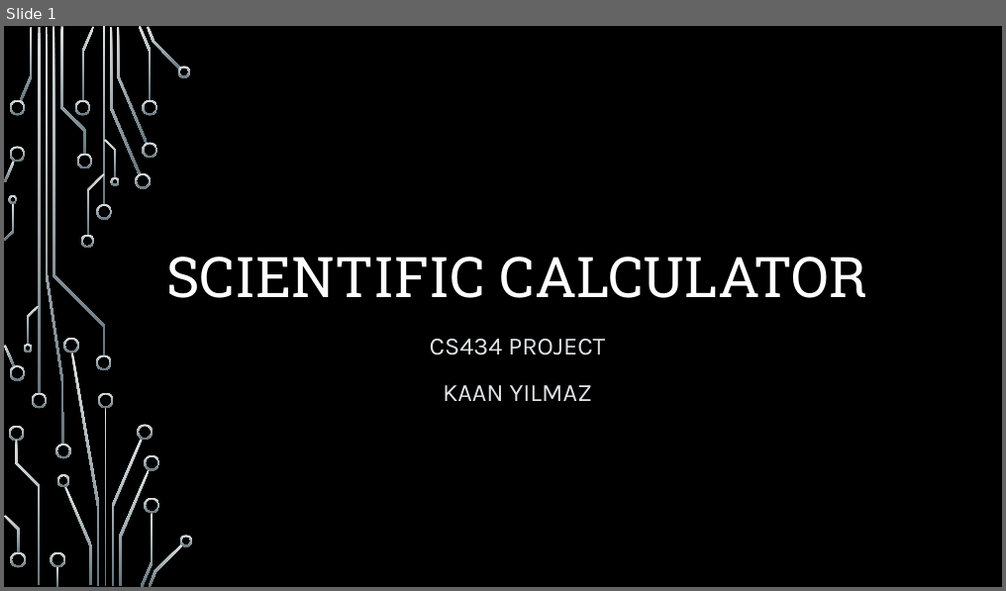
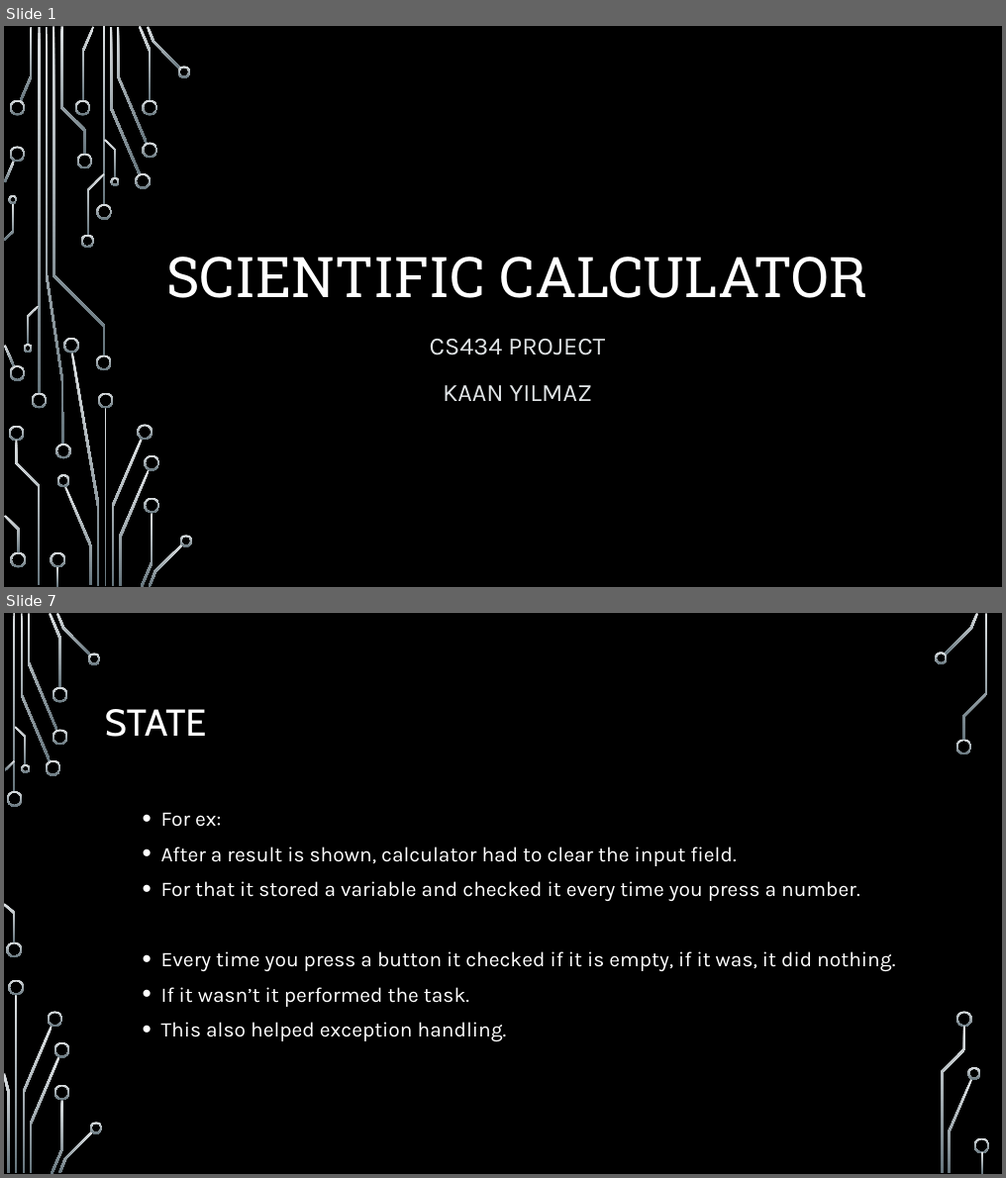
Before and after one commit to kaanyillmazz/SDP-MVC-Calculator, a slide deck: Scientific calculator.pptx. Shown one above the other, each under a label of ours: slide 1 before the commit, slides 1 and 7 after it; the slides between them are not shown. The pictures are 1006x591 and 1006x1178 pixels, drawn with LibreOffice and Linux fonts; fonts in the diff are those of the drawing; background and template pictures are left out. Boxes give left, top, right and bottom in pixels: in the first picture for what was removed or moved away, otherwise in the second. Text is boxed around its words. In the diff, an @@ line names an element or a change of style, - is before the commit and + after.

```diff
--- a/Scientific calculator.pptx
+++ b/Scientific calculator.pptx
@@ slide 7 added at (x1=4, y1=613, x2=1002, y2=1174), background picture (left out) @@
@@ title added at (x1=105, y1=709, x2=206, y2=737), 36 pt, text #FFFFFF @@
+STATE
@@ text added at (x1=161, y1=812, x2=895, y2=1042), 20 pt, text #FFFFFF @@
+  • For ex:
+  • After a result is shown, calculator had to clear the input field.
+  • For that it stored a variable and checked it every time you press a number.
+  • Every time you press a button it checked if it is empty, if it was, it did nothing.
+  • If it wasn’t it performed the task.
+  • This also helped exception handling.
@@ group added at (x1=4, y1=613, x2=990, y2=1174): 33 freeform shapes, 3 rectangles @@
```
Also in this commit, not shown: 6 slides changed, 6 other slides added, 25 slides removed, 8 other files.
